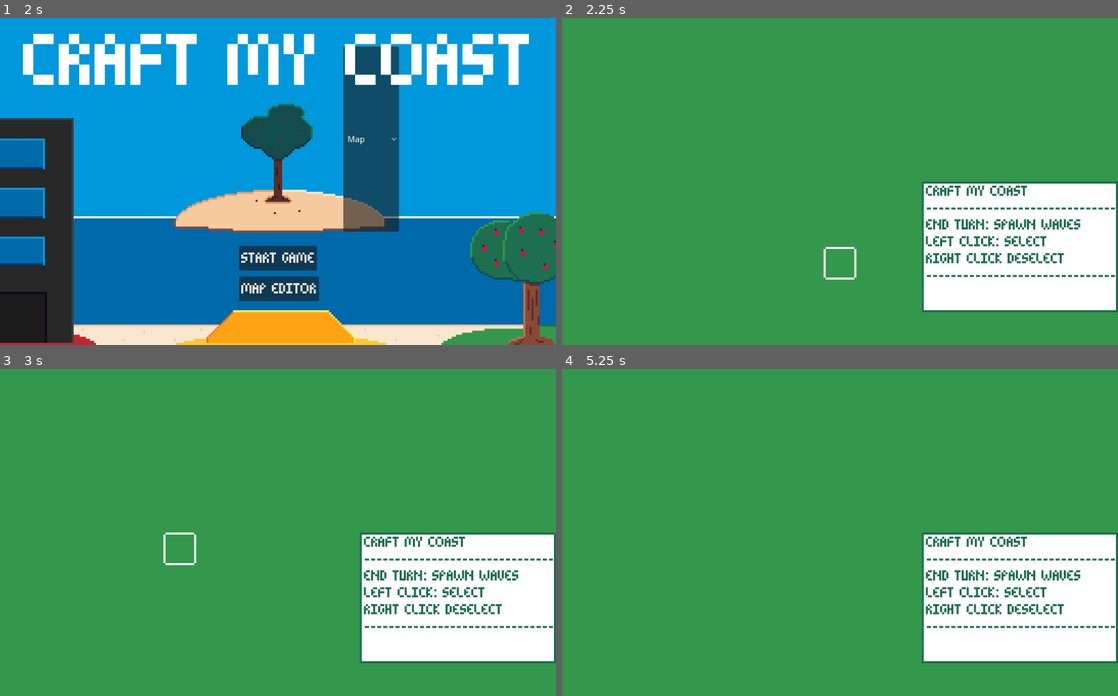
Above: before the commit, frames 1-4 (two rows, left to right).
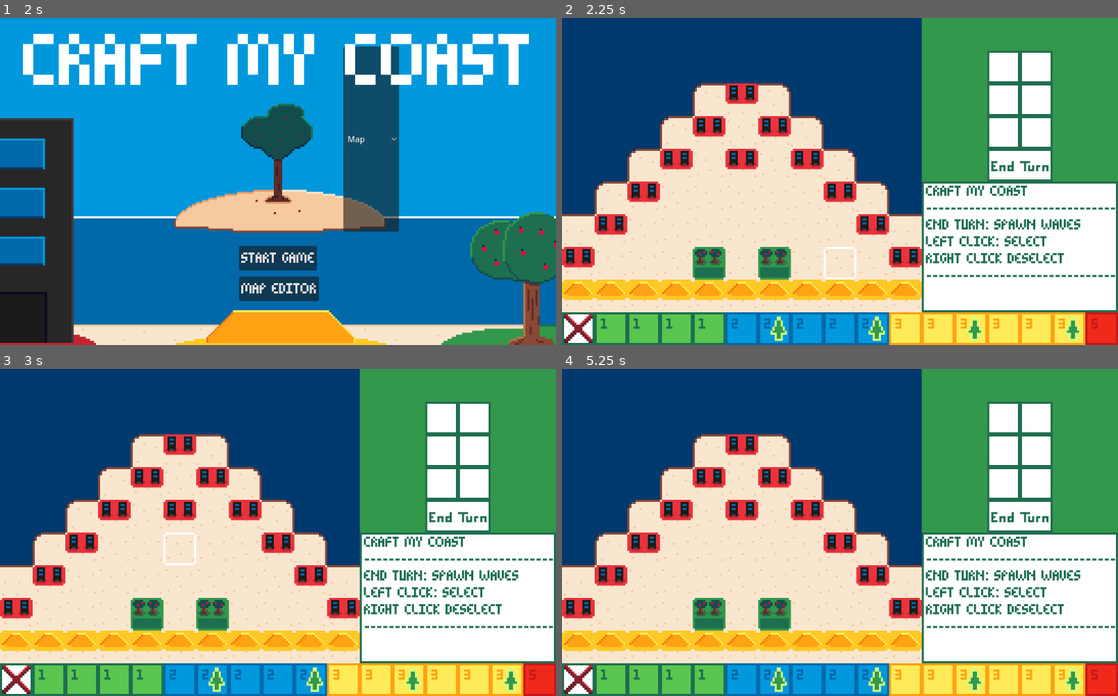
Above: after the commit, the same moments.

Repository: findeevy/CraftMyShore
Game: Godot game, scene res://main_menu.tscn
Same seed, same stepped clock (60 frames per second), same inputs: the game is played once before the commit and once after it.
Inputs (mouse positions are in pixels of both pictures, inside the frame that each line leads up to):
- Up to frame 1 (2 s): click "MAP EDITOR" at 0.5 s; tap Enter at 1.25 s; move the mouse to (400, 165) at 1.27 s; click (400, 165) at 1.35 s
- Up to frame 2 (2.25 s): click "START GAME" at 2 s
- Up to frame 3 (3 s): tap Space at 2.75 s; move the mouse to (166, 548) at 2.77 s; click (166, 548) at 2.85 s
- Up to frame 4 (5.25 s): tap Enter at 3.5, 5 s; move the mouse to (895, 460) at 3.52 s; right-click (895, 460) at 3.6 s; click (895, 460) at 3.8 s; tap Space at 4.25 s; move the mouse to (812, 597) at 4.27 s; click (812, 597) at 4.35 s; move the mouse to (1006, 581) at 5.02 s; click (1006, 581) at 5.1 s

Frame 1 is identical in both runs. In frame 2, 72% of the frame differs, in the area x 0-100%, y 0-100%; in frame 3, 72%; in frame 4, 72%.
Error before the commit: Parse Error: Too few arguments for "load_map()" call. Expected at least 1 but received 0. (res://Scenes/game_board.gd:64)

Commit message:
FIXED THE BUGS WITH SAVING AND LOADING

Diff:
--- a/Scenes/Render.gd
+++ b/Scenes/Render.gd
@@ -191,6 +191,7 @@
 func _on_game_board_render_background():
 	if offset == 0:
 		clear_layer(0)
+		clear_layer(2)
 		var r = 0
 		for rd in Controller.init_array:
 			var c = 0
--- a/Scenes/map_editor.gd
+++ b/Scenes/map_editor.gd
@@ -51,7 +51,6 @@
 			load_map()
 		elif Controller.mouse_tile_position.y == Controller.board_height and Controller.mouse_tile_position.x <= Controller.tick_array.size():
 			Controller.tick_array[Controller.mouse_tile_position.x] = (Controller.tick_array[Controller.mouse_tile_position.x] + 1 ) % 6
-			print(Controller.tick_array[Controller.mouse_tile_position.x])
 			render.emit()
 			render_background.emit()
 
@@ -82,9 +81,7 @@
 		else:
 			Controller.export_string+=str(k)
 	Controller.export_string+=("\n")
-	Controller.export_string+=Controller.pdf_string
 	save_map_file.emit()
-	print(Controller.export_string)
 
 func map_cycle():
 	match Controller.selected_tile:
@@ -107,16 +104,15 @@
 	render_background.emit()
 
 func load_array(file_name):
-	Controller.load_map(file_name)
+	Controller.file_name = file_name
+	Controller.load_map()
 	Controller.water_array.resize(Controller.board_length)
 	Controller.water_array.fill(0)
 	Controller.wrs.resize(Controller.board_length)
 	Controller.wrs.fill([0,0])
-	Controller.ap_start_c = Controller.board_length + 2
 
 
 func _on_load_dialog_finalize_load():
 	load_array(Controller.loaded_file)
-	print("loaded file: "+Controller.loaded_file)
 	render.emit()
 	render_background.emit()
--- a/Scenes/map_editor.tscn
+++ b/Scenes/map_editor.tscn
@@ -173,6 +173,7 @@
 size = Vector2i(400, 350)
 popup_window = true
 dialog_hide_on_ok = true
+root_subfolder = "res://Maps"
 filters = PackedStringArray("")
 script = ExtResource("11_vk7at")
 
@@ -181,6 +182,7 @@
 size = Vector2i(500, 500)
 ok_button_text = "Open"
 file_mode = 0
+root_subfolder = "res://Maps"
 script = ExtResource("12_mwqtl")
 
 [connection signal="load_map_file" from="." to="LoadDialog" method="_on_map_editor_load_map_file"]
--- a/controller.gd
+++ b/controller.gd
@@ -6,7 +6,6 @@
 
 var pdf = null
 var pdf_sum = 0
-var pdf_string="pdf: 1, 2, 3, 4, 5, 6, 5, 4, 3, 2, 1"
 
 var export_string = ""
 var loaded_file = ""
@@ -37,7 +36,8 @@
 
 var tick_counter = -1
 # number of dice to roll per turn; negative numbers also spawn plants
-var tick_array = [0, 1, 1, 1, 1, 2, -2, 2, 2, -2, 3, 3, -3, 3, 3, -3, 5]
+var tick_array_default = [0, 1, 1, 1, 1, 2, -2, 2, 2, -2, 3, 3, -3, 3, 3, -3, 5]
+var tick_array = null
 var tick_start_r = 0
 
 var mouse_tile_position = Vector2i(0,0)
@@ -288,17 +288,17 @@
 		pathfind_update_flag = 0
 
 
-func load_map(file_name):
-	var f = null
-	if(file_name.contains("res://")):
-		f = FileAccess.open(file_name, FileAccess.READ)
-	else:
-		f = FileAccess.open("res://Maps/" + file_name, FileAccess.READ)
-	print(f.get_as_text())
+func load_map():
+	var fn = file_name if file_name.length() > 6 and file_name.substr(0,6) == "res://" else "res://Maps/" + file_name
+	var f = FileAccess.open(fn, FileAccess.READ)
+	tile_array = []
+	init_array = []
+	tick_array = tick_array_default.duplicate()
 	while f.get_position() < f.get_length():
 		var l = f.get_line()
 		if l.length() > 4 and l.substr(0, 4) == "pdf:":
 			pdf = []
+			pdf_sum = 0
 			for v in l.substr(4).split(","):
 				var n = v.strip_edges().to_int()
 				pdf.append(n)
@@ -333,8 +333,7 @@
 	board_length = init_array[0].size()
 	board_height = init_array.size()
 	ap_start_c = board_length + 2
-	if board_height <= 8:
-		ap_start_r = 0
+	ap_start_r = 0 if board_height <= 8 else 1
 	tick_start_r = max(board_height, ap_start_r + 8)
 	get_window().size = Vector2i(max(board_length + 6, tick_array.size()), tick_start_r + 1) * Colors.TILE_SIZE
 
